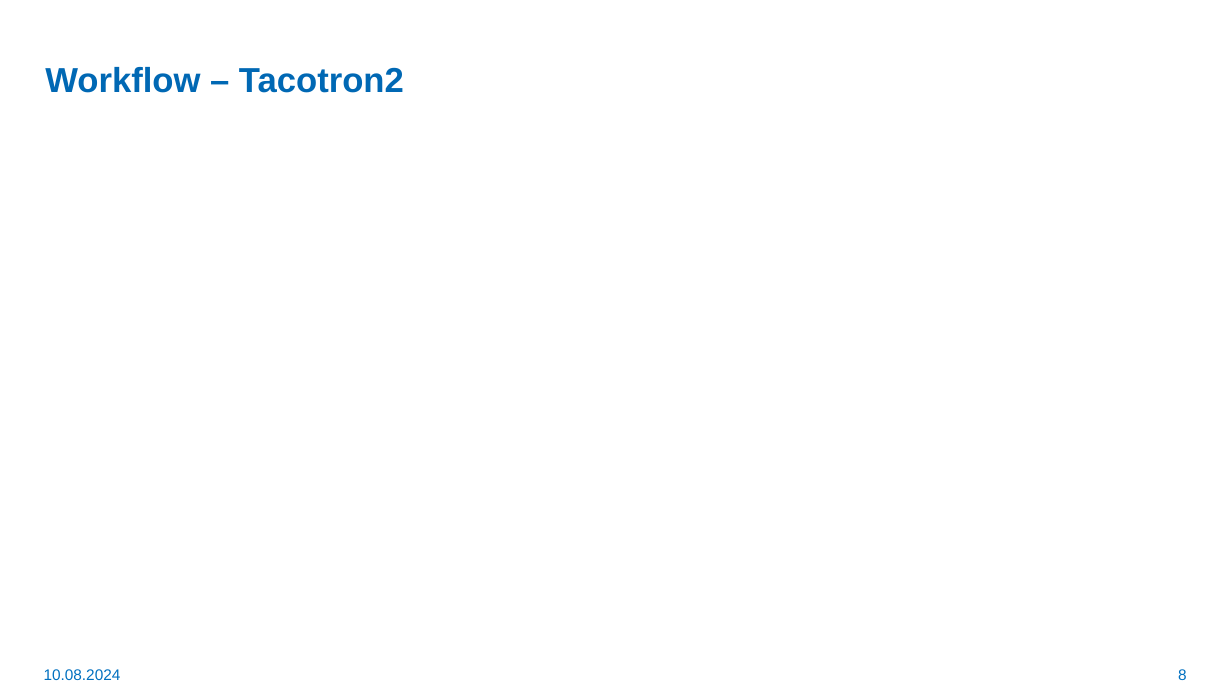
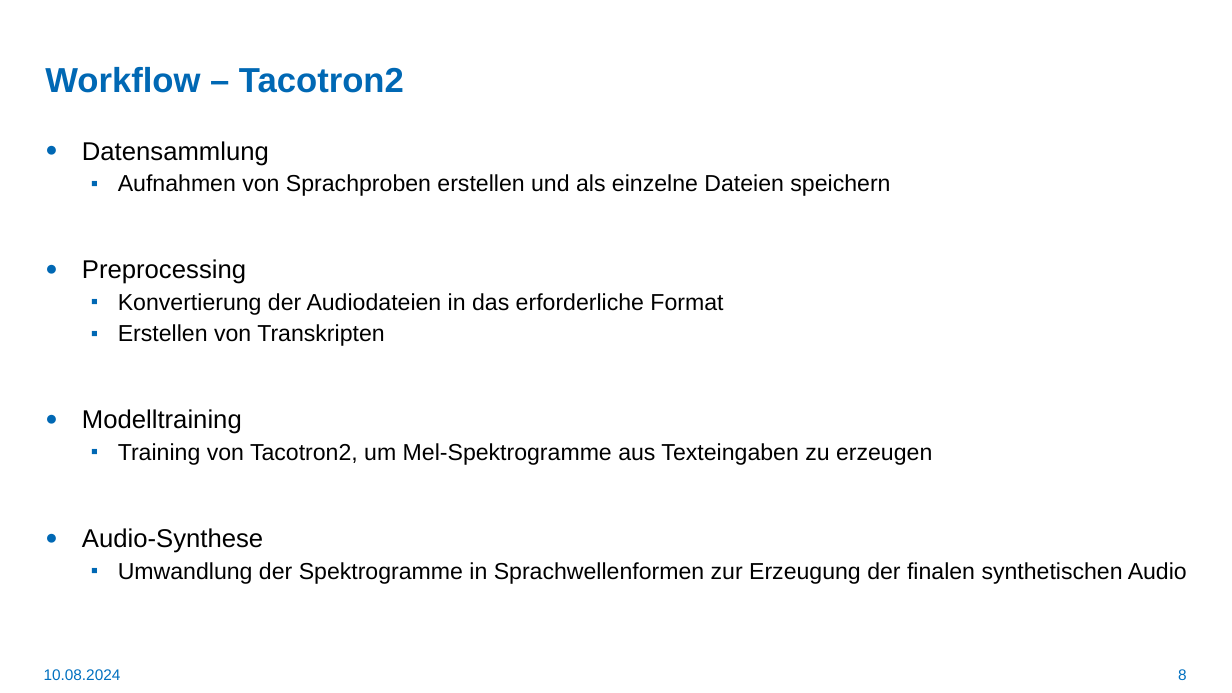
Before and after one commit to LetsDrinkSomeTea/ProjektArbeit, a slide deck: slide 8 of Praesentationen/Audio-Deepfakes.pptx. Drawn at 1232x693 pixels with LibreOffice and Linux fonts; fonts in the diff are those of the drawing; background and template pictures are left out. Boxes give left, top, right and bottom in pixels: in the first picture for what was removed or moved away, otherwise in the second. Text is boxed around its words. In the diff, an @@ line names an element or a change of style, - is before the commit and + after.

```diff
--- a/Praesentationen/Audio-Deepfakes.pptx
+++ b/Praesentationen/Audio-Deepfakes.pptx
@@ text added at (x1=82, y1=141, x2=1187, y2=584), 18 pt, text #000000 @@
+● Datensammlung
+  ▪ Aufnahmen von Sprachproben erstellen und als einzelne Dateien speichern
+● Preprocessing
+  ▪ Konvertierung der Audiodateien in das erforderliche Format
+  ▪ Erstellen von Transkripten
+● Modelltraining
+  ▪ Training von Tacotron2, um Mel-Spektrogramme aus Texteingaben zu erzeugen
+● Audio-Synthese
+  ▪ Umwandlung der Spektrogramme in Sprachwellenformen zur Erzeugung der finalen synthetischen Audio
```
Also in this commit, not shown: 7 other slides changed, 1 slide added.
